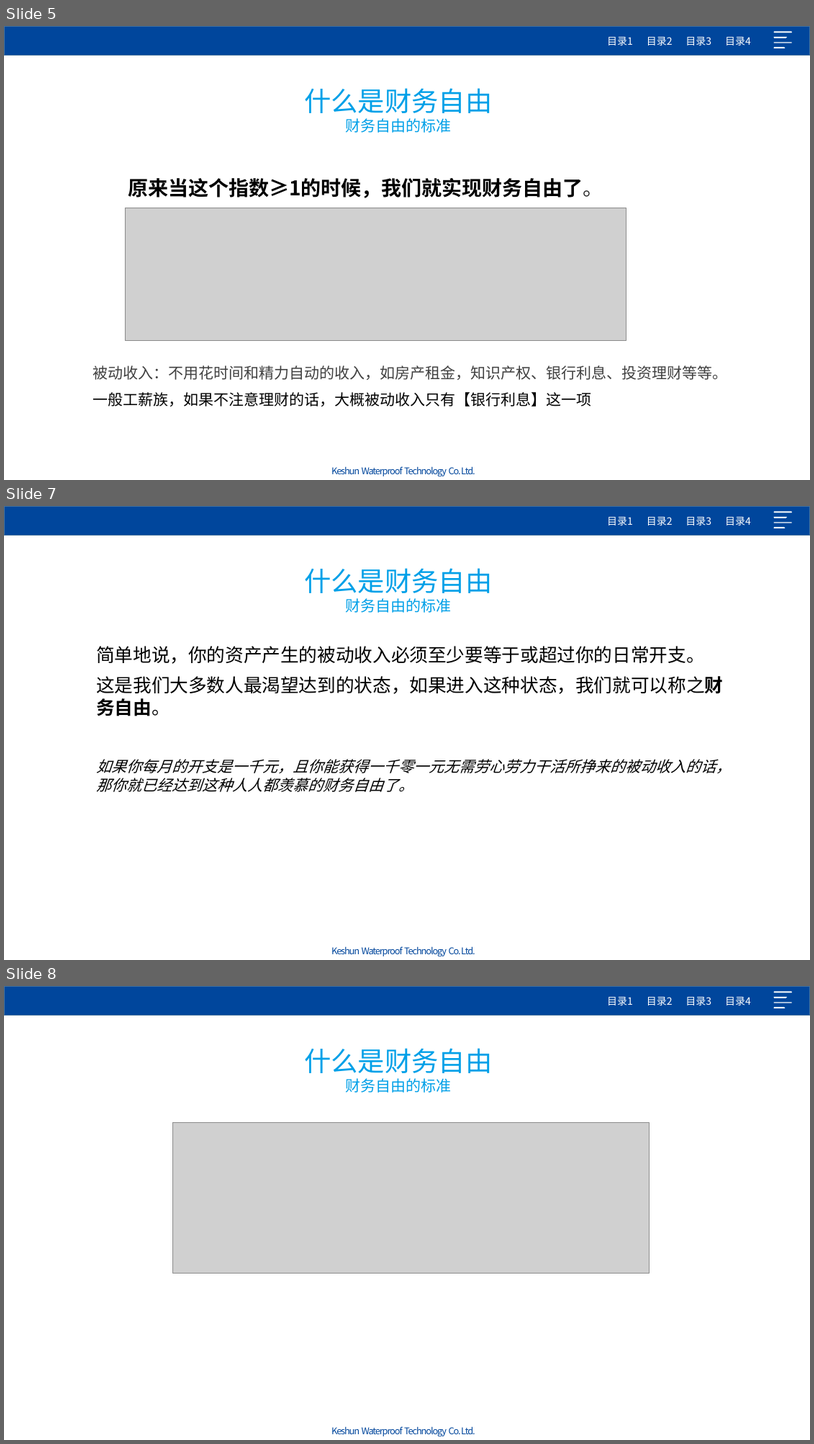
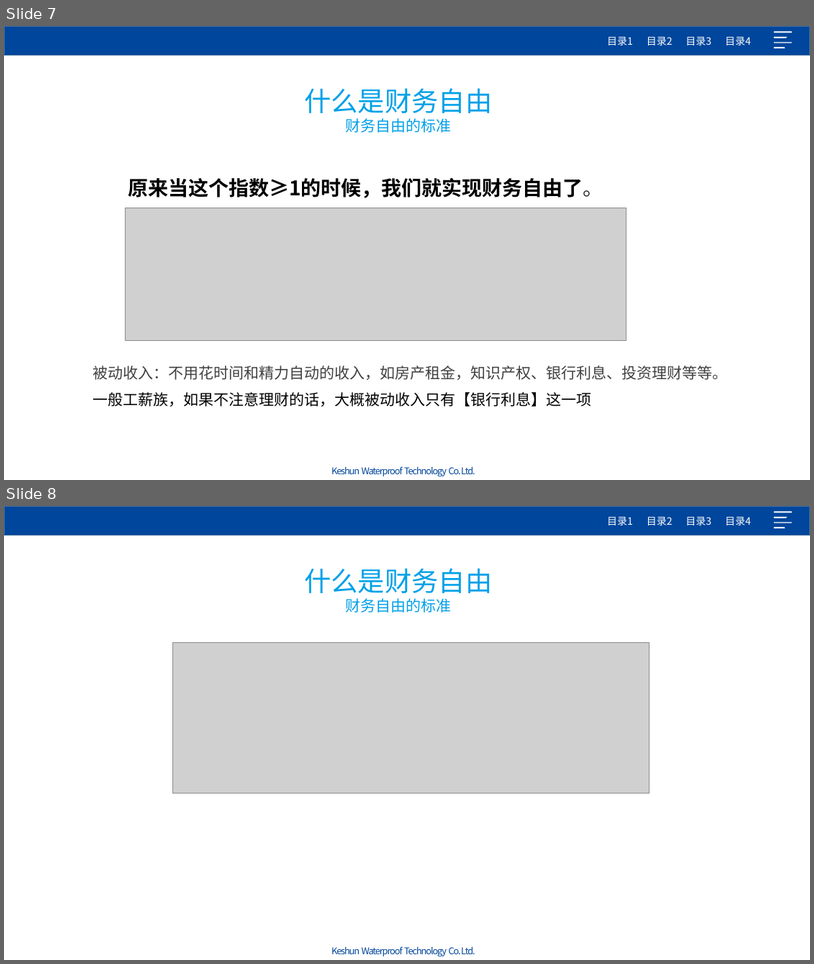
Before and after one commit to Jack-liangqihua/ABAP_CODER, a slide deck: 专题研究/晨会主题/201904财务自由.pptx. Shown one above the other, each under a label of ours: slides 5, 7 and 8 before the commit, slides 7 and 8 after it; the slides between them are not shown. The pictures are 814x1444 and 814x964 pixels, drawn with LibreOffice and Linux fonts; fonts in the diff are those of the drawing; grey boxes stand for pictures; background and template pictures are left out. Boxes give left, top, right and bottom in pixels: in the first picture for what was removed or moved away, otherwise in the second. Text is boxed around its words. In the diff, an @@ line names an element or a change of style, - is before the commit and + after.

```diff
--- a/专题研究/晨会主题/201904财务自由.pptx
+++ b/专题研究/晨会主题/201904财务自由.pptx
@@ slide 7 removed at (4, 506, 810, 960), background picture (left out); not listed: 4 template elements that a slide beside it also shows @@
@@ text removed at (304, 568, 492, 613) @@
-什么是财务自由
-财务自由的标准
@@ text removed at (96, 646, 731, 792) @@
-简单地说，你的资产产生的被动收入必须至少要等于或超过你的日常开支。
-这是我们大多数人最渴望达到的状态，如果进入这种状态，我们就可以称之财务自由。
-如果你每月的开支是一千元，且你能获得一千零一元无需劳心劳力干活所挣来的被动收入的话，那你就已经达到这种人人都羡慕的财务自由了。
@@ what was slide 5 is now slide 7 @@
```
Also in this commit, not shown: 7 slides changed, 1 slide added, 5 other slides removed.
